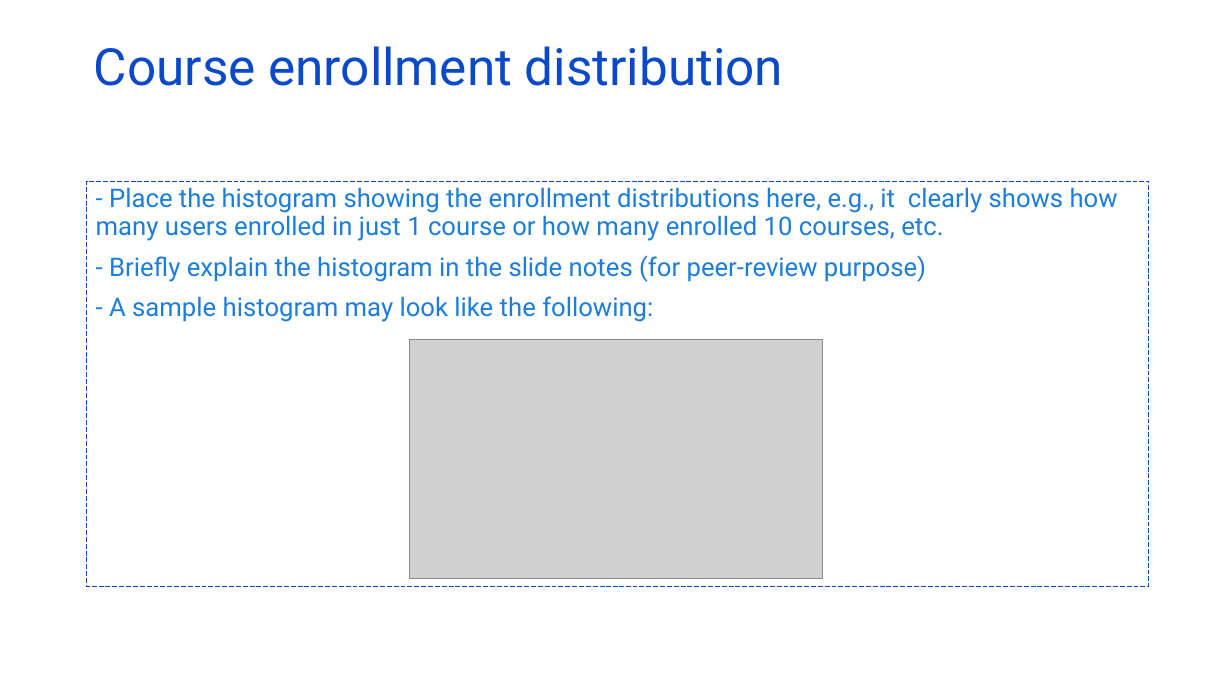
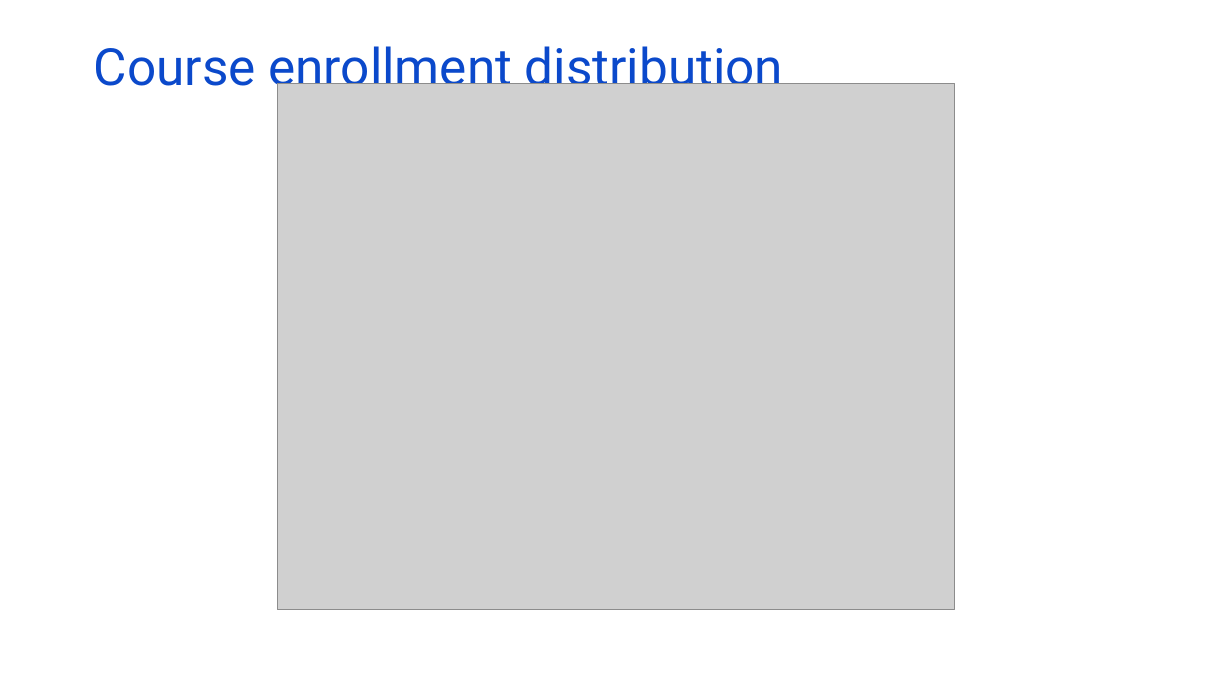
Before and after one commit to kymayodeji/ibm_ml_course, a slide deck: slide 7 of course6_Capstone/ml-capstone-template-coursera.pptx. Drawn at 1232x693 pixels with LibreOffice and Linux fonts; fonts in the diff are those of the drawing; grey boxes stand for pictures. Boxes give left, top, right and bottom in pixels: in the first picture for what was removed or moved away, otherwise in the second. Text is boxed around its words. In the diff, an @@ line names an element or a change of style, - is before the commit and + after.

```diff
--- a/course6_Capstone/ml-capstone-template-coursera.pptx
+++ b/course6_Capstone/ml-capstone-template-coursera.pptx
@@ picture added at <box>277,83,955,610</box> @@
@@ rectangle removed at <box>87,181,1150,587</box> @@
-- Place the histogram showing the enrollment distributions here, e.g., it clearly shows how many users enrolled in just 1 course or how many enrolled 10 courses, etc.
-- Briefly explain the histogram in the slide notes (for peer-review purpose)
-- A sample histogram may look like the following:
@@ picture removed at <box>409,339,823,579</box> @@
```
Also in this commit, not shown: 4 other slides changed, 1 slide added, 1 slide removed, 1 other file.
